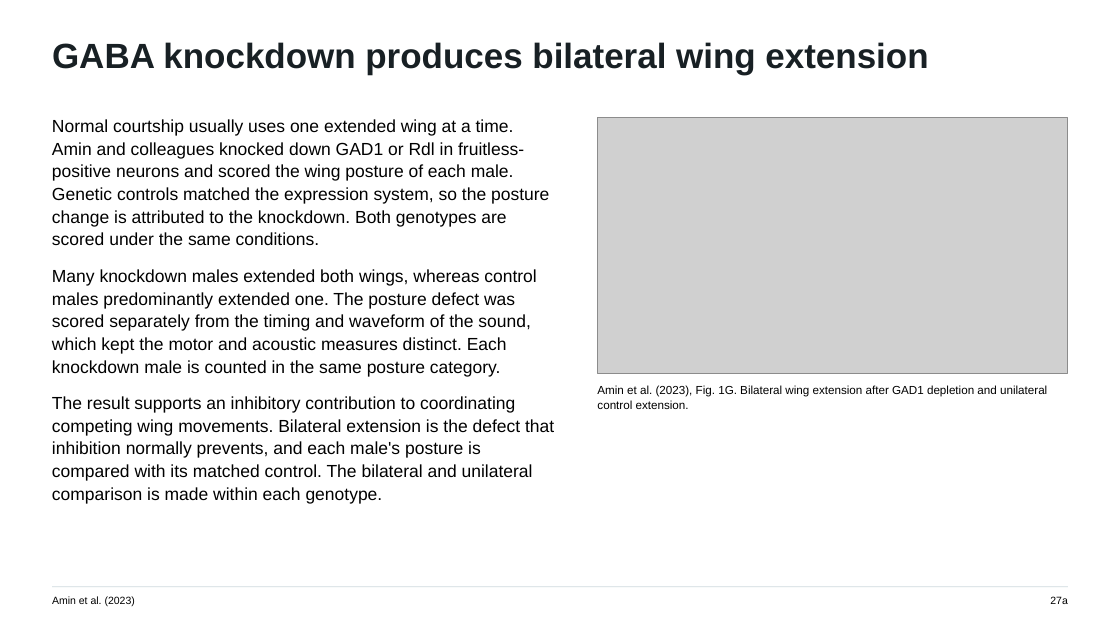
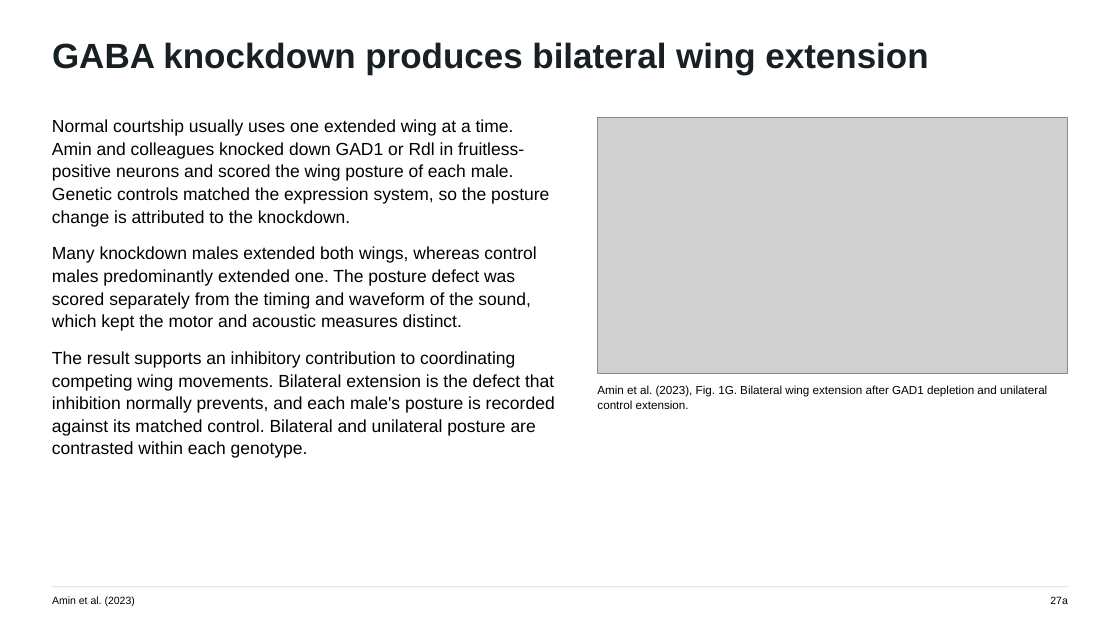
Before and after one commit to jordanxxlopez/NEUROETHOLOGY, a slide deck: slide 36 of scaffolded/Neuroethology_Lecture34_FA2026_SCAFFOLDED.pptx. Drawn at 1120x630 pixels with LibreOffice and Linux fonts; fonts in the diff are those of the drawing; grey boxes stand for pictures. Boxes give left, top, right and bottom in pixels: in the first picture for what was removed or moved away, otherwise in the second. Text is boxed around its words. In the diff, an @@ line names an element or a change of style, - is before the commit and + after.

```diff
--- a/scaffolded/Neuroethology_Lecture34_FA2026_SCAFFOLDED.pptx
+++ b/scaffolded/Neuroethology_Lecture34_FA2026_SCAFFOLDED.pptx
@@ text at (x1=52, y1=119, x2=555, y2=458): text changed @@
-Normal courtship usually uses one extended wing at a time. Amin and colleagues knocked down GAD1 or Rdl in fruitless-positive neurons and scored the wing posture of each male. Genetic controls matched the expression system, so the posture change is attributed to the knockdown. Both genotypes are scored under the same conditions.
-Many knockdown males extended both wings, whereas control males predominantly extended one. The posture defect was scored separately from the timing and waveform of the sound, which kept the motor and acoustic measures distinct. Each knockdown male is counted in the same posture category.
-The result supports an inhibitory contribution to coordinating competing wing movements. Bilateral extension is the defect that inhibition normally prevents, and each male's posture is compared with its matched control. The bilateral and unilateral comparison is made within each genotype.
+Normal courtship usually uses one extended wing at a time. Amin and colleagues knocked down GAD1 or Rdl in fruitless-positive neurons and scored the wing posture of each male. Genetic controls matched the expression system, so the posture change is attributed to the knockdown.
+Many knockdown males extended both wings, whereas control males predominantly extended one. The posture defect was scored separately from the timing and waveform of the sound, which kept the motor and acoustic measures distinct.
+The result supports an inhibitory contribution to coordinating competing wing movements. Bilateral extension is the defect that inhibition normally prevents, and each male's posture is recorded against its matched control. Bilateral and unilateral posture are contrasted within each genotype.
```
Also in this commit, not shown: 43 other slides changed, 3 other files.
